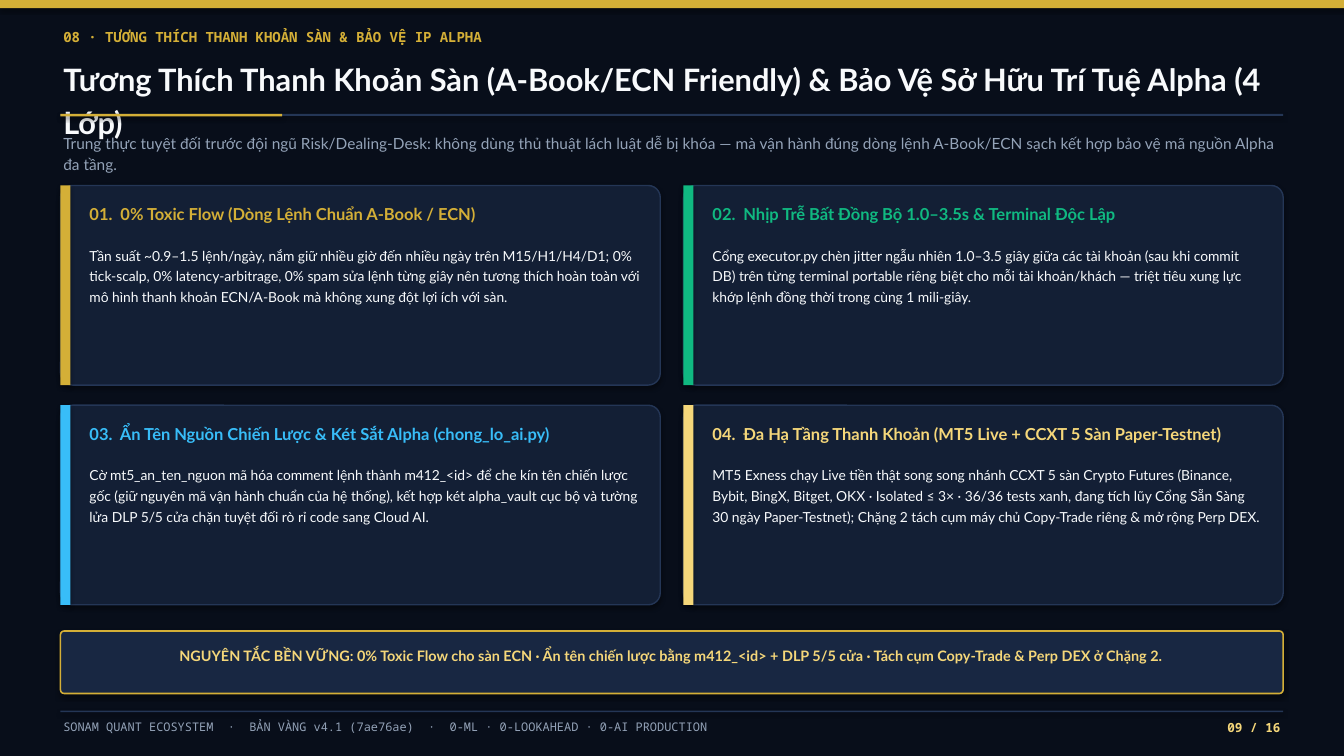
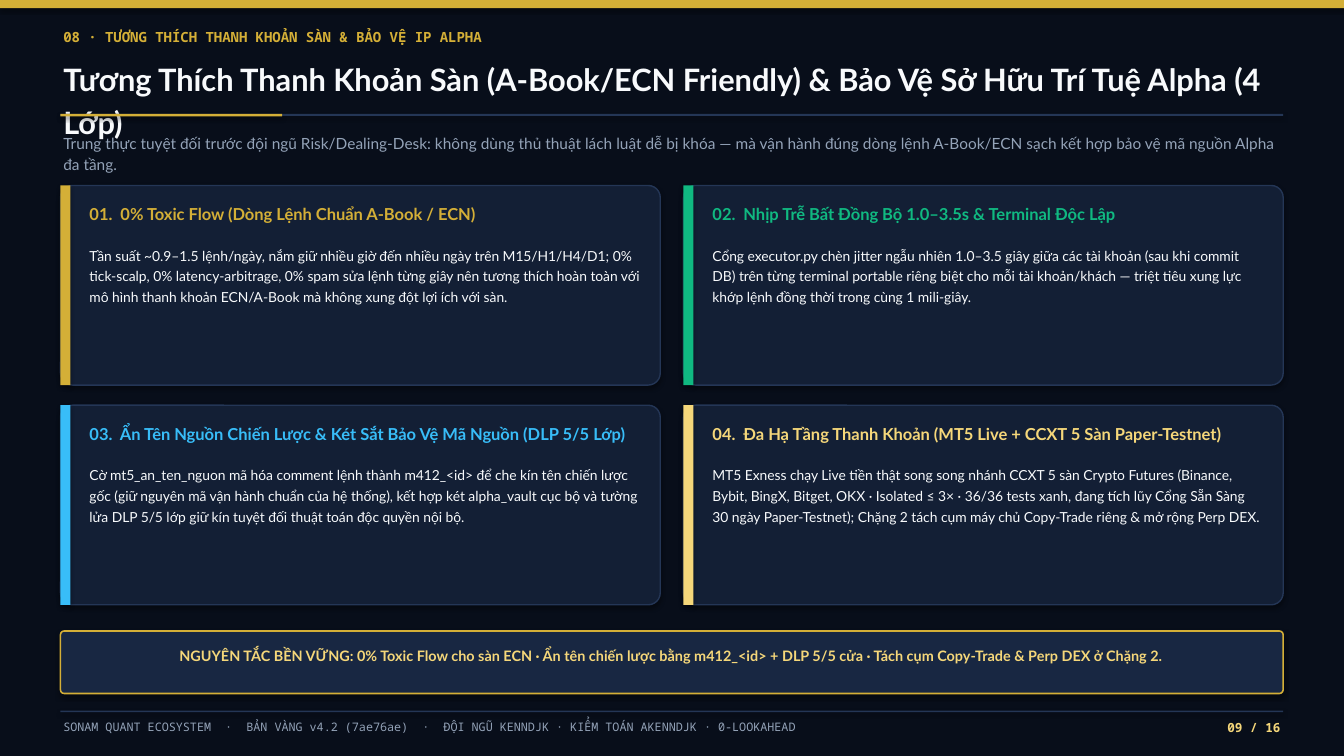
Before and after one commit to kenndjk0412-maker/sonam-quant, a slide deck: slide 9 of Sonam-Quant-Golden-Deck.pptx. Drawn at 1344x756 pixels with LibreOffice and Linux fonts; fonts in the diff are those of the drawing. Boxes give left, top, right and bottom in pixels: in the first picture for what was removed or moved away, otherwise in the second. Text is boxed around its words. In the diff, an @@ line names an element or a change of style, - is before the commit and + after.

Commit message:
Golden Edition v4.2 (7ae76ae) — Pure Quant Institutional Edition (Kenndjk & Akenndjk, 0 AI jargon)

```diff
--- a/Sonam-Quant-Golden-Deck.pptx
+++ b/Sonam-Quant-Golden-Deck.pptx
@@ text at bbox=[89, 426, 625, 443]: text changed @@
-03. Ẩn Tên Nguồn Chiến Lược & Két Sắt Alpha (chong_lo_ai.py)
+03. Ẩn Tên Nguồn Chiến Lược & Két Sắt Bảo Vệ Mã Nguồn (DLP 5/5 Lớp)
@@ text at bbox=[89, 468, 638, 525]: text changed @@
-Cờ mt5_an_ten_nguon mã hóa comment lệnh thành m412_<id> để che kín tên chiến lược gốc (giữ nguyên mã vận hành chuẩn của hệ thống), kết hợp két alpha_vault cục bộ và tường lửa DLP 5/5 cửa chặn tuyệt đối rò rỉ code sang Cloud AI.
+Cờ mt5_an_ten_nguon mã hóa comment lệnh thành m412_<id> để che kín tên chiến lược gốc (giữ nguyên mã vận hành chuẩn của hệ thống), kết hợp két alpha_vault cục bộ và tường lửa DLP 5/5 lớp giữ kín tuyệt đối thuật toán độc quyền nội bộ.
@@ text at bbox=[63, 720, 795, 733]: text changed; size 8.5 to 8.4 pt @@
-SONAM QUANT ECOSYSTEM · BẢN VÀNG v4.1 (7ae76ae) · 0-ML · 0-LOOKAHEAD · 0-AI PRODUCTION
+SONAM QUANT ECOSYSTEM · BẢN VÀNG v4.2 (7ae76ae) · ĐỘI NGŨ KENNDJK · KIỂM TOÁN AKENNDJK · 0-LOOKAHEAD
```
Also in this commit, not shown: 15 other slides changed, 4 other files.
